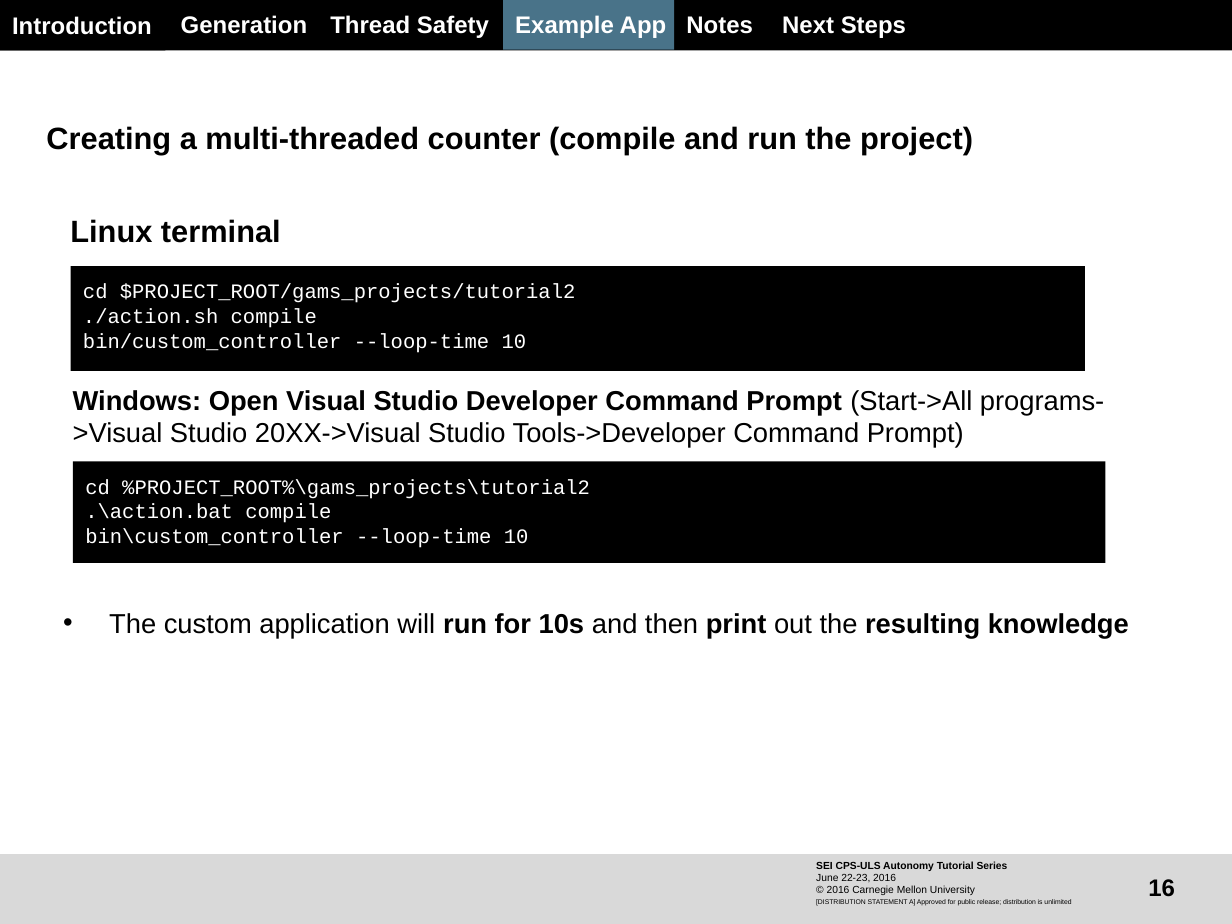
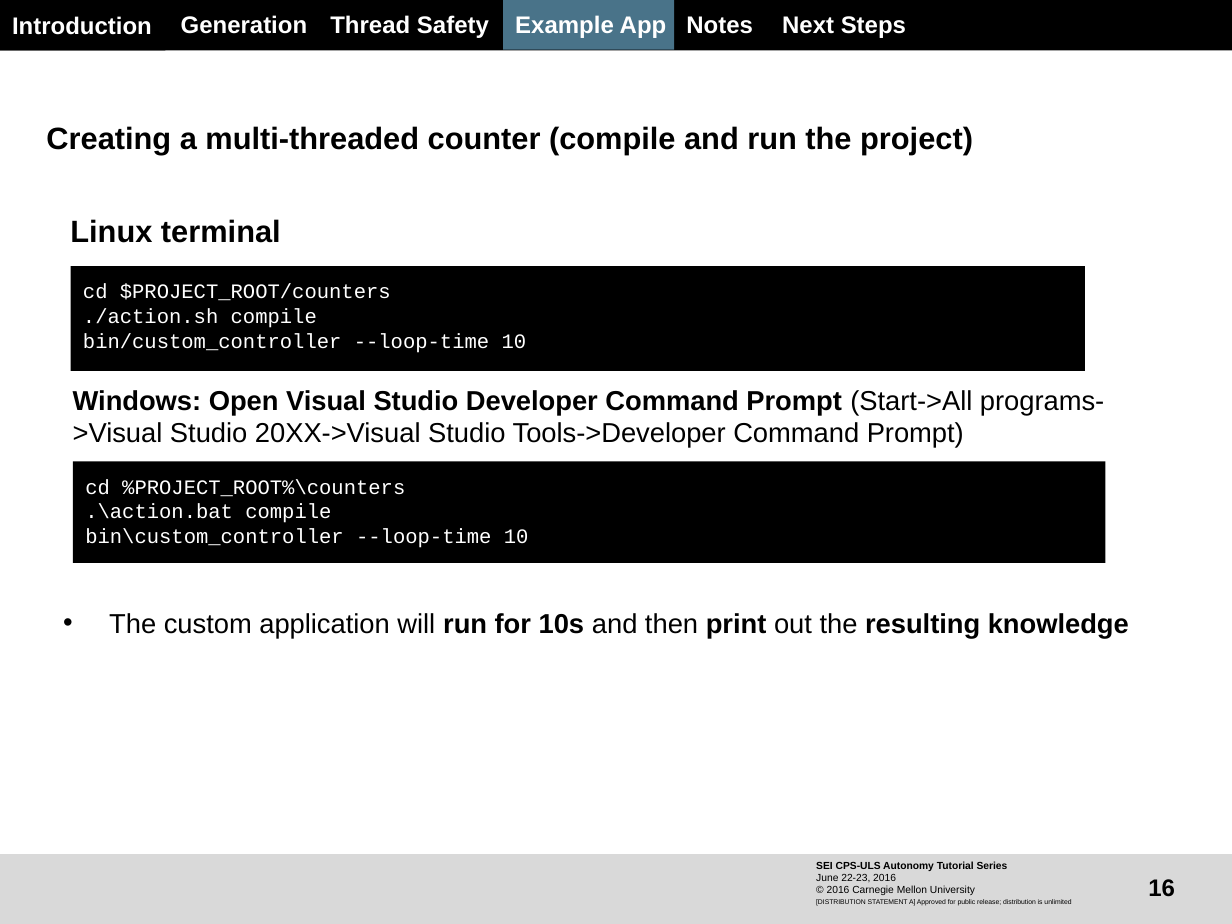
Before and after one commit to Burgos/gams, a slide deck: slide 16 of SEI_CPSULS_Tutorial_Day1_05_CreatingMultithreadedProgramsAndControllers.pptx. Drawn at 1232x924 pixels with LibreOffice and Linux fonts; fonts in the diff are those of the drawing; background and template pictures are left out. Boxes give left, top, right and bottom in pixels: in the first picture for what was removed or moved away, otherwise in the second. Text is boxed around its words. In the diff, an @@ line names an element or a change of style, - is before the commit and + after.

Commit message:
* Fixed typos in the multi-threading tutorial

```diff
--- a/SEI_CPSULS_Tutorial_Day1_05_CreatingMultithreadedProgramsAndControllers.pptx
+++ b/SEI_CPSULS_Tutorial_Day1_05_CreatingMultithreadedProgramsAndControllers.pptx
@@ text in rectangle at (83,284,391,301): text changed @@
-  cd $PROJECT_ROOT/gams_projects/tutorial2
+  cd $PROJECT_ROOT/counters
@@ text in rectangle at (85,479,405,497): text changed @@
-  cd %PROJECT_ROOT%\gams_projects\tutorial2
+  cd %PROJECT_ROOT%\counters
```
Also in this commit, not shown: 2 other slides changed.
